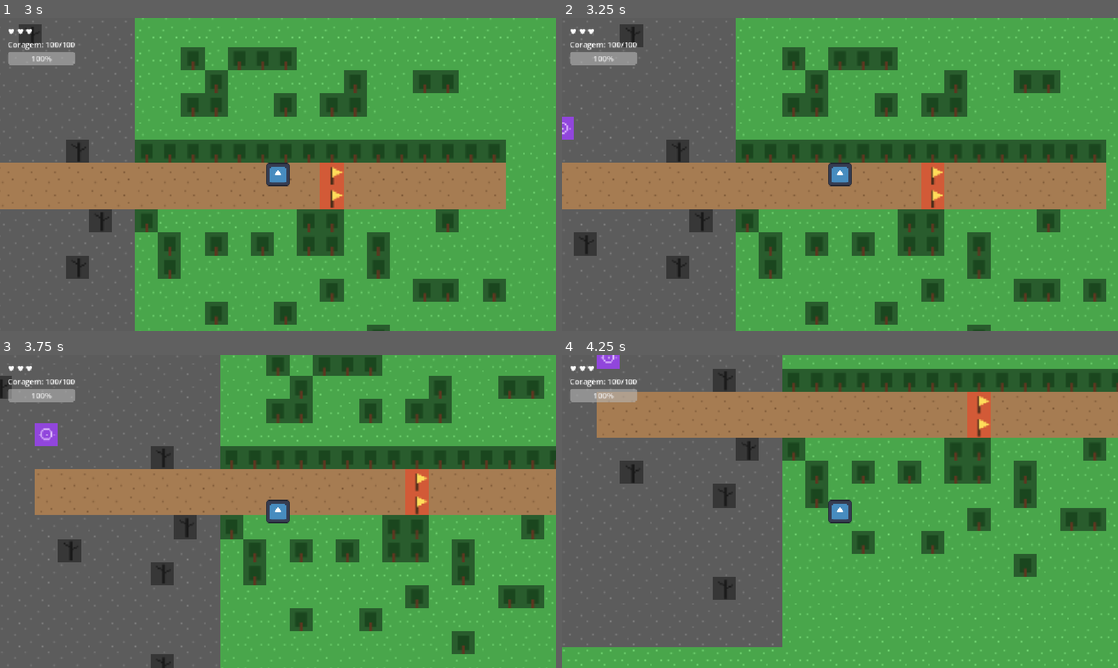
Above: before the commit, frames 1-4 (two rows, left to right).
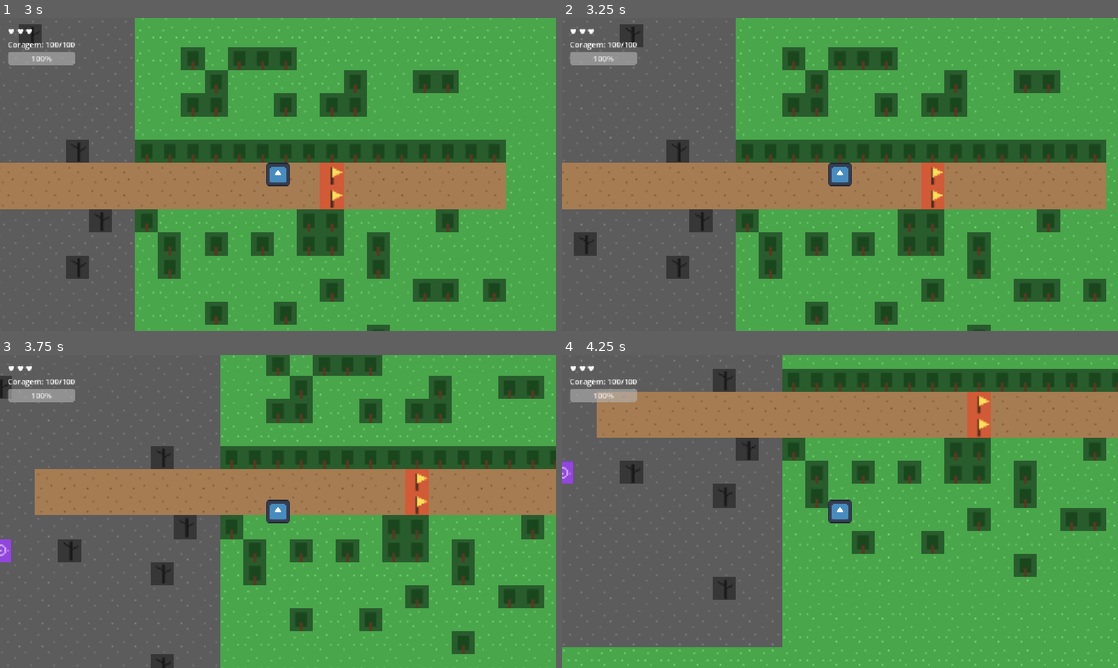
Above: after the commit, the same moments.

Repository: joaov-teixeira/a_busca_por_alva
Game: Godot game, scene res://scenes/world/Gameplay.tscn
Two runs of this game, one before a commit and one after it. Both use one fixed random seed, a clock stepped at 60 frames per second and the inputs below. The engine's default icon, where the game draws it, is replaced by a stand-in: a white triangle on a blue panel in a dark square.
Inputs:
- Up to frame 1 (3 s): tap Enter at 0.5, 2 s; hold W (move_up) 0.53-2.03 s; tap Space at 1.25 s; hold Left (move_left) from 2.03 s (still down)
- Up to frame 2 (3.25 s): keep holding Left (move_left)
- Up to frame 3 (3.75 s): release Left (move_left) at 3.53 s; hold S (move_down) from 3.53 s (still down)
- Up to frame 4 (4.25 s): keep holding S (move_down)

Frame 1 is identical in both runs. In frame 2, 0.2% of the frame differs, in the area x 0-3%, y 31-39%; in frame 3, 0.5%, in the area x 0-11%, y 21-67%; in frame 4, 0.3%.

Commit message:
feat: adiciona pista de Alva coletavel

Diff:
--- a/scenes/world/Gameplay.tscn
+++ b/scenes/world/Gameplay.tscn
@@ -4,6 +4,7 @@
 [ext_resource type="Script" uid="uid://dambux8cbbgad" path="res://scripts/world/gameplay.gd" id="1_vn7e1"]
 [ext_resource type="Texture2D" uid="uid://d1vn0ifl5em31" path="res://icon.svg" id="2_m3lw7"]
 [ext_resource type="TileSet" uid="uid://ddueetbueucde" path="res://assets/tilesets/alva_placeholder_tileset.tres" id="3_7l7nx"]
+[ext_resource type="PackedScene" uid="uid://dhgy444f5uysc" path="res://scenes/world/interactables/alva_clue.tscn" id="4_7v1ow"]
 [ext_resource type="PackedScene" uid="uid://d3p3hs62mp35l" path="res://scenes/ui/hud.tscn" id="4_ygoed"]
 
 [sub_resource type="RectangleShape2D" id="RectangleShape2D_piedb"]
@@ -37,7 +38,7 @@
 
 [node name="ObjectLayer" type="TileMapLayer" parent="PrototypeMap" unique_id=719819111]
 z_index = 1
-tile_map_data = PackedByteArray("AAAAAAAAAAAAAAEAAAAAAAEAAAA …(1592 unchanged characters)… cAAoAAAABAAEAAAAcAAkAAAABAAEAAAAHAA8AAAACAAEAAAAHAAoAAAADAAEAAAAJAAcAAAACAAEAAAAMAAcAAAACAAEAAAAGAAoAAAACAAEAAAA=")
+tile_map_data = PackedByteArray("AAAAAAAAAAAAAAEAAAAAAAEAAAA …(1592 unchanged characters)… cAAoAAAABAAEAAAAcAAkAAAABAAEAAAAHAA8AAAADAAAAAAAHAAoAAAADAAEAAAAJAAcAAAADAAAAAAAMAAcAAAADAAAAAAAGAAoAAAADAAAAAAA=")
 tile_set = ExtResource("3_7l7nx")
 
 [node name="MarkerLayer" type="Node2D" parent="PrototypeMap" unique_id=1073145631]
@@ -49,6 +50,11 @@
 [node name="CollisionShape2D" type="CollisionShape2D" parent="PrototypeMap/GrayArea" unique_id=1679768692]
 shape = SubResource("RectangleShape2D_s5v08")
 
+[node name="Interactables" type="Node2D" parent="PrototypeMap" unique_id=1502192484]
+
+[node name="AlvaClue" parent="PrototypeMap/Interactables" unique_id=1571889218 instance=ExtResource("4_7v1ow")]
+position = Vector2(168, 200)
+
 [node name="Player" parent="." unique_id=2104001413 instance=ExtResource("1_ure5q")]
 z_index = 5
 position = Vector2(526, 159)
--- /dev/null
+++ b/scenes/world/interactables/alva_clue.tscn
@@ -0,0 +1,18 @@
+[gd_scene format=3 uid="uid://dhgy444f5uysc"]
+
+[ext_resource type="Script" uid="uid://bhpue0sre2bli" path="res://scripts/world/interactables/alva_clue.gd" id="1_gilta"]
+[ext_resource type="Texture2D" uid="uid://dl426piwmf8hr" path="res://assets/tilesets/alva_placeholder_tileset_16x16.png" id="2_q5ngi"]
+
+[sub_resource type="RectangleShape2D" id="RectangleShape2D_qcry8"]
+size = Vector2(16, 16)
+
+[node name="AlvaClue" type="Area2D" unique_id=1571889218]
+script = ExtResource("1_gilta")
+
+[node name="Sprite2D" type="Sprite2D" parent="." unique_id=190140699]
+texture = ExtResource("2_q5ngi")
+region_enabled = true
+region_rect = Rect2(32, 16, 16, 16)
+
+[node name="CollisionShape2D" type="CollisionShape2D" parent="." unique_id=1983028965]
+shape = SubResource("RectangleShape2D_qcry8")
--- a/scripts/world/gameplay.gd
+++ b/scripts/world/gameplay.gd
@@ -3,17 +3,22 @@
 @onready var hud = $HUD
 @onready var player: CharacterBody2D = $Player
 @onready var gray_area: Area2D = $PrototypeMap/GrayArea
+@onready var alva_clue = get_node_or_null("PrototypeMap/Interactables/AlvaClue")
 
 @export var courage_decay_per_second: float = 8.0
 @export var courage_reset_after_damage: float = 40.0
 
 var player_inside_gray_area: bool = false
 var world_purified: bool = false
+var has_alva_clue: bool = false
 
 
 func _ready() -> void:
 	gray_area.body_entered.connect(_on_gray_area_body_entered)
 	gray_area.body_exited.connect(_on_gray_area_body_exited)
+
+	if alva_clue != null:
+		alva_clue.collected.connect(_on_alva_clue_collected)
 
 
 func _process(delta: float) -> void:
@@ -44,3 +49,10 @@
 
 	if hud.health <= 0:
 		print("Game Over")
+
+
+func _on_alva_clue_collected() -> void:
+	has_alva_clue = true
+	hud.increase_courage(15)
+
+	print("Estado atualizado: has_alva_clue = true")
--- /dev/null
+++ b/scripts/world/interactables/alva_clue.gd
@@ -0,0 +1,24 @@
+extends Area2D
+
+signal collected
+
+var already_collected: bool = false
+
+
+func _ready() -> void:
+	body_entered.connect(_on_body_entered)
+
+
+func _on_body_entered(body: Node2D) -> void:
+	if already_collected:
+		return
+
+	if body.name != "Player":
+		return
+
+	already_collected = true
+	collected.emit()
+
+	print("Pista de Alva coletada")
+
+	call_deferred("queue_free")
Not shown, added: scripts/world/interactables/alva_clue.gd.uid
